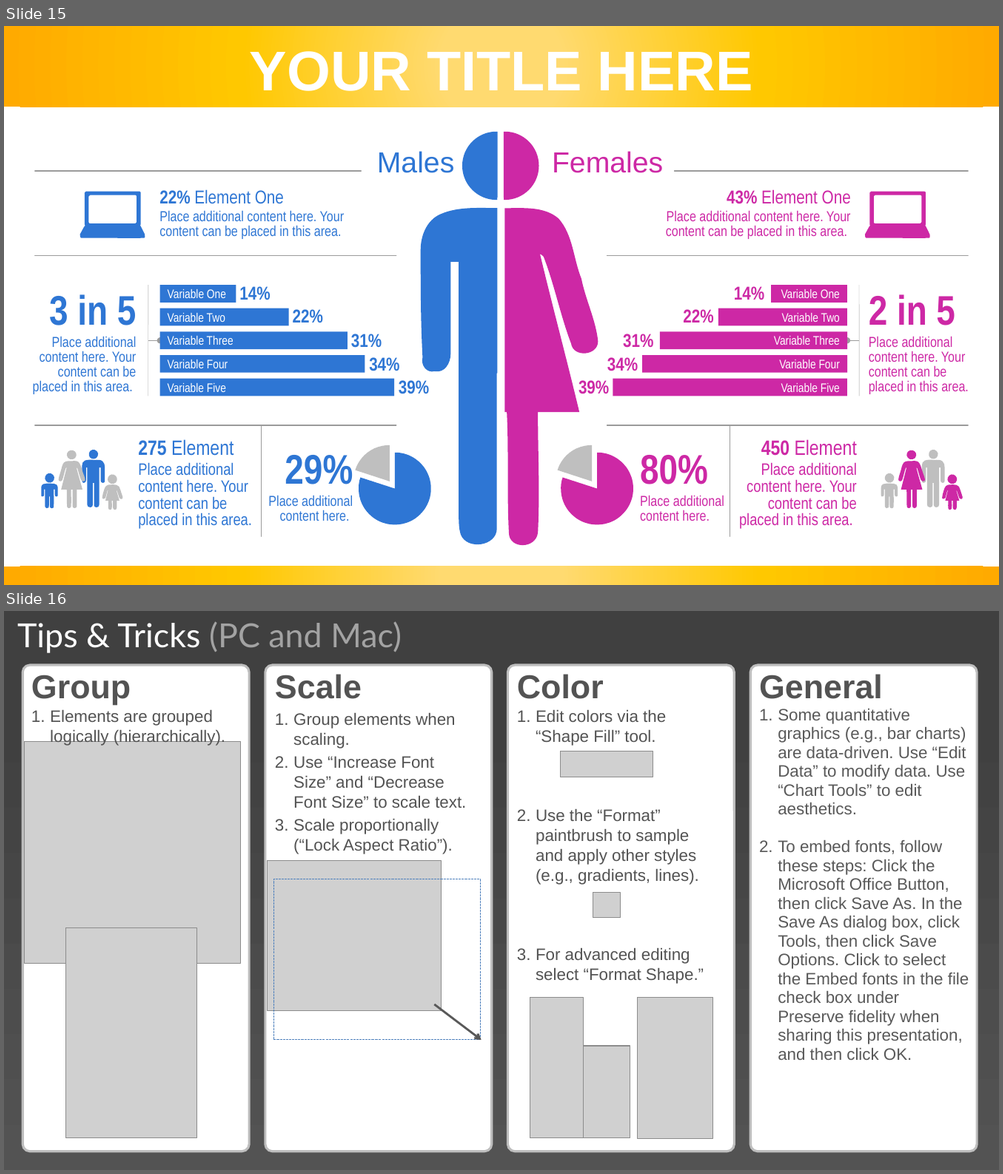
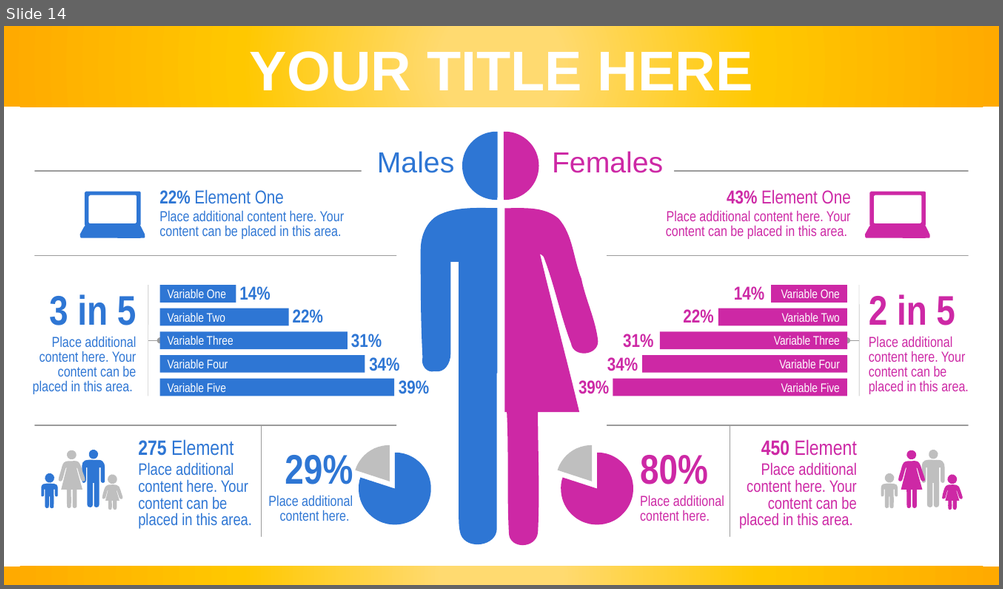
Before and after one commit to speedracer05/Covid_CalFresh, a slide deck: Presentation/Covid_CalFresh_v.01.pptx. Shown one above the other, each under a label of ours: slides 15 and 16 before the commit, slide 14 after it. The pictures are 1003x1174 and 1003x589 pixels, drawn with LibreOffice and Linux fonts; fonts in the diff are those of the drawing; grey boxes stand for pictures. Boxes give left, top, right and bottom in pixels: in the first picture for what was removed or moved away, otherwise in the second. Text is boxed around its words. In the diff, an @@ line names an element or a change of style, - is before the commit and + after.

Commit message:
Edited CalFresh, covid-employment chart formats, powerpoint

```diff
--- a/Presentation/Covid_CalFresh_v.01.pptx
+++ b/Presentation/Covid_CalFresh_v.01.pptx
@@ slide 16 removed at box(4, 611, 999, 1170), background #FFFFFF @@
@@ rectangle removed at box(4, 611, 999, 1170) @@
@@ text removed at box(17, 621, 401, 653) @@
-Tips & Tricks (PC and Mac)
@@ group removed at box(265, 665, 491, 1152): 1 rounded rectangle, 1 picture, 1 rectangle, 1 arrow, 1 text @@
-Scale
-1. Group elements when scaling.
-2. Use “Increase Font Size” and “Decrease Font Size” to scale text.
-3. Scale proportionally (“Lock Aspect Ratio”).
@@ rounded rectangle removed at box(508, 665, 734, 1152) @@
@@ text removed at box(517, 674, 703, 984) @@
-Color
-1. Edit colors via the “Shape Fill” tool.
-2. Use the “Format” paintbrush to sample and apply other styles (e.g., gradients, lines).
-3. For advanced editing select “Format Shape.”
@@ rounded rectangle removed at box(750, 665, 976, 1152) @@
@@ text removed at box(759, 674, 969, 1060) @@
-General
-1. Some quantitative graphics (e.g., bar charts) are data-driven. Use “Edit Data” to modify data. Use “Chart Tools” to edit aesthetics.
-2. To embed fonts, follow these steps: Click the Microsoft Office Button, then click Save As. In the Save As dialog box, click Tools, then click Save Options. Click to select the Embed fonts in the file check box under Preserve fidelity when sharing this presentation, and then click OK.
@@ picture removed at box(560, 752, 653, 777) @@
@@ picture removed at box(593, 893, 620, 917) @@
@@ group removed at box(22, 665, 249, 1152): 2 pictures, 1 rounded rectangle, 1 text @@
-Group
-1. Elements are grouped logically (hierarchically).
@@ picture removed at box(529, 997, 583, 1139) @@
@@ picture removed at box(637, 997, 713, 1139) @@
@@ picture removed at box(583, 1046, 629, 1139) @@
@@ what was slide 15 is now slide 14 @@
```
Also in this commit, not shown: 1 slide changed, 2 slides added, 4 other slides removed, 3 other files.
